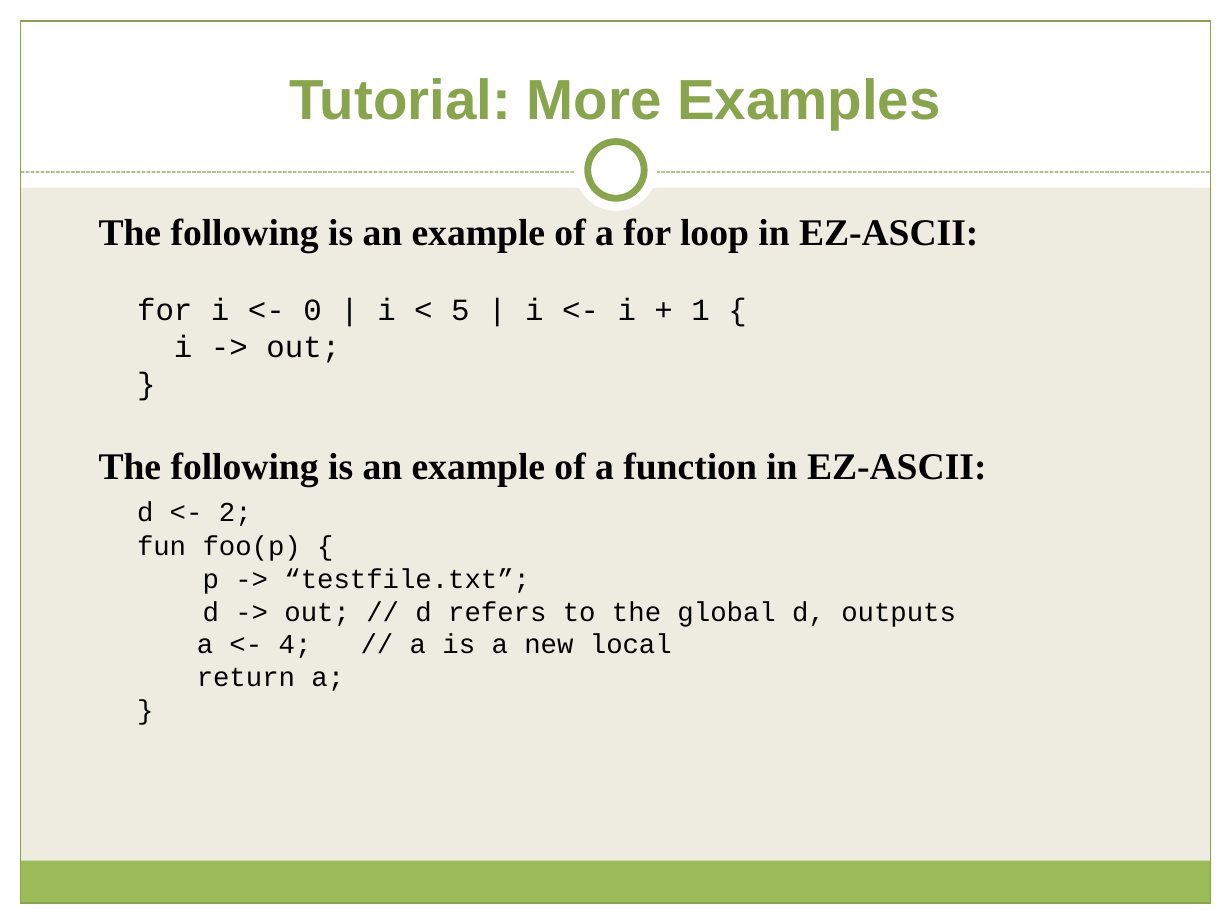
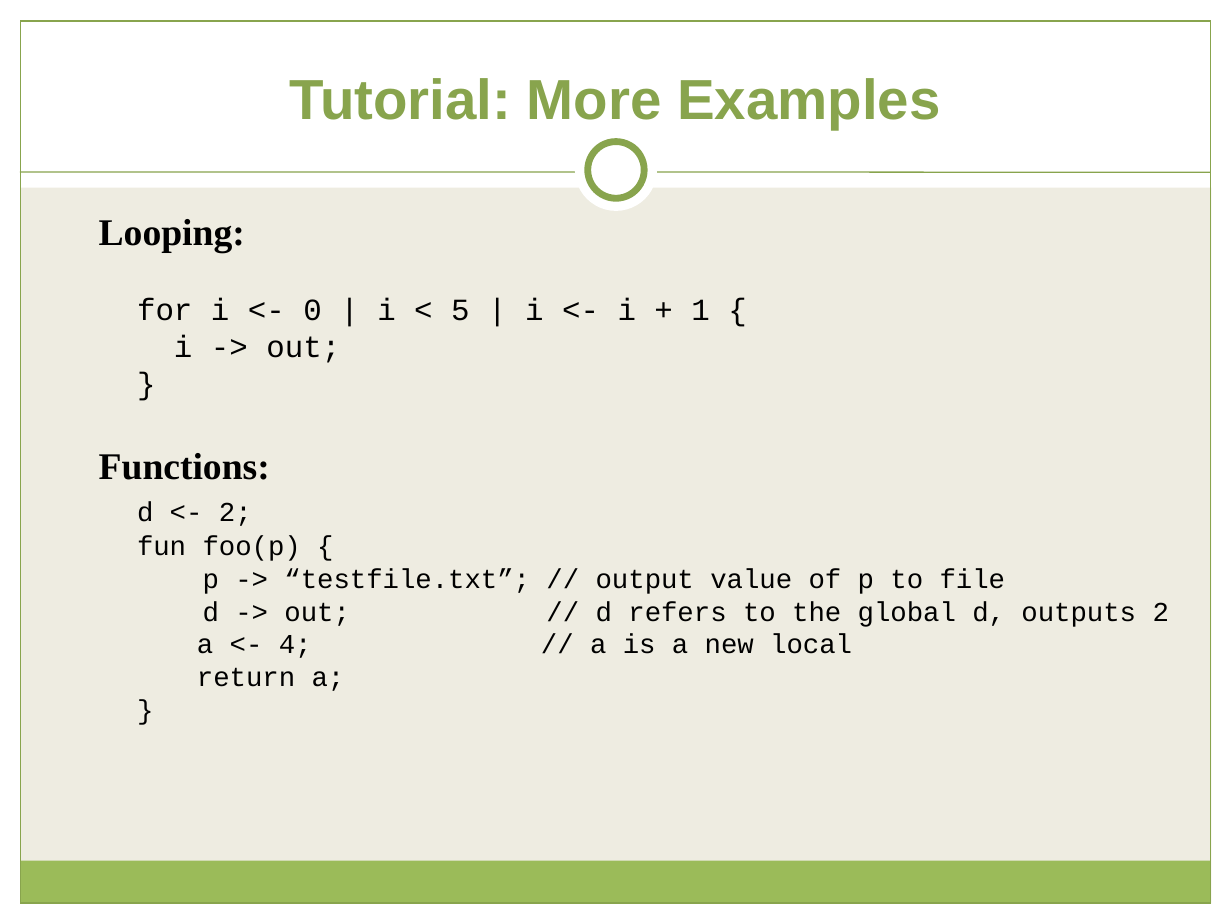
Before and after one commit to dgromov/EZ-ASCII, a slide deck: slide 5 of FinalReport/final_slides_v2.ppt. Drawn at 1232x924 pixels with LibreOffice and Linux fonts; fonts in the diff are those of the drawing. Boxes give left, top, right and bottom in pixels: in the first picture for what was removed or moved away, otherwise in the second. Text is boxed around its words. In the diff, an @@ line names an element or a change of style, - is before the commit and + after.

```diff
--- a/FinalReport/final_slides_v2.ppt
+++ b/FinalReport/final_slides_v2.ppt
@@ line (21, 172) - (1211, 172): stroke #88A44D 0.74 pt dashed to #88A44D 0.74 pt @@
@@ text at bbox=[99, 219, 245, 253]: text changed @@
-  The following is an example of a for loop in EZ-ASCII:
+  Looping:
@@ text at bbox=[99, 453, 270, 480]: text changed @@
-  The following is an example of a function in EZ-ASCII:
+  Functions:
@@ text at bbox=[203, 568, 1169, 627]: text changed @@
-  p -> “testfile.txt”;
-  d -> out; // d refers to the global d, outputs
+  p -> “testfile.txt”; // output value of p to file
+  d -> out; // d refers to the global d, outputs 2
```
Also in this commit, not shown: 15 other slides changed, 1 slide added.
